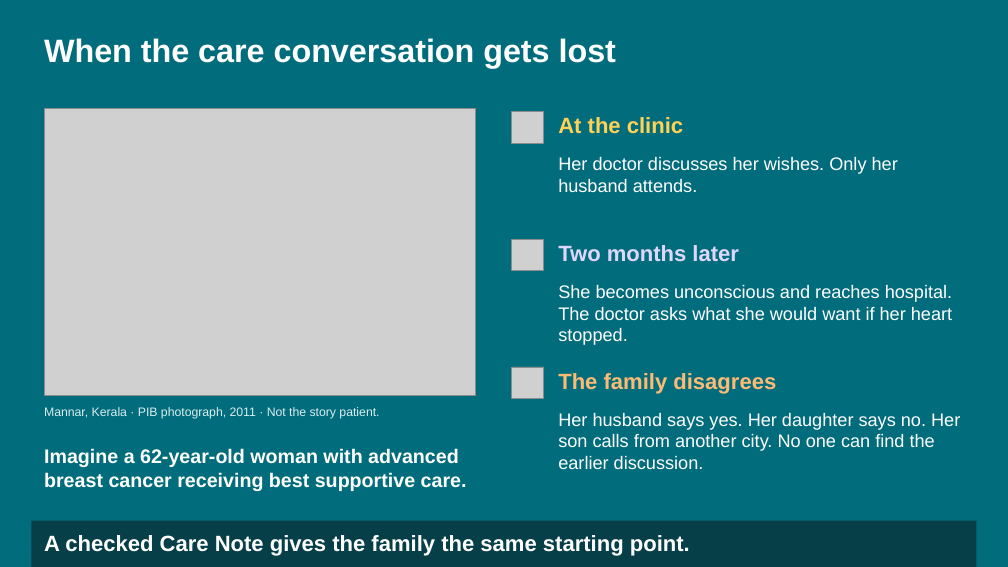
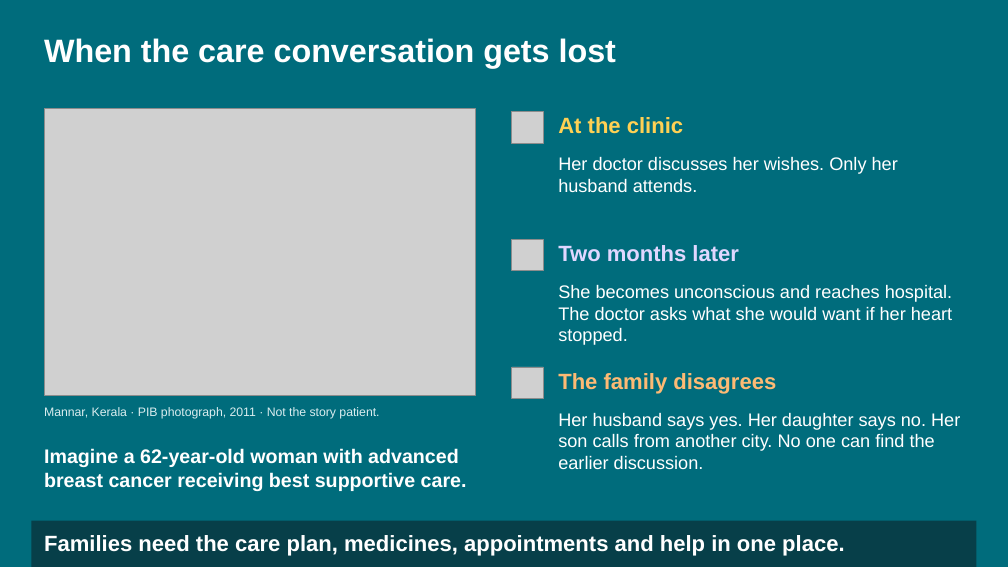
Before and after one commit to basithladdu/healthathon, a slide deck: slide 2 of submission/Saathi_Healthathon_Final.pptx. Drawn at 1008x567 pixels with LibreOffice and Linux fonts; fonts in the diff are those of the drawing; grey boxes stand for pictures. Boxes give left, top, right and bottom in pixels: in the first picture for what was removed or moved away, otherwise in the second. Text is boxed around its words. In the diff, an @@ line names an element or a change of style, - is before the commit and + after.

```diff
--- a/submission/Saathi_Healthathon_Final.pptx
+++ b/submission/Saathi_Healthathon_Final.pptx
@@ text at bbox=[44, 535, 844, 556]: text changed @@
-A checked Care Note gives the family the same starting point.
+Families need the care plan, medicines, appointments and help in one place.
```
Also in this commit, not shown: 3 other slides changed, 27 other files.
